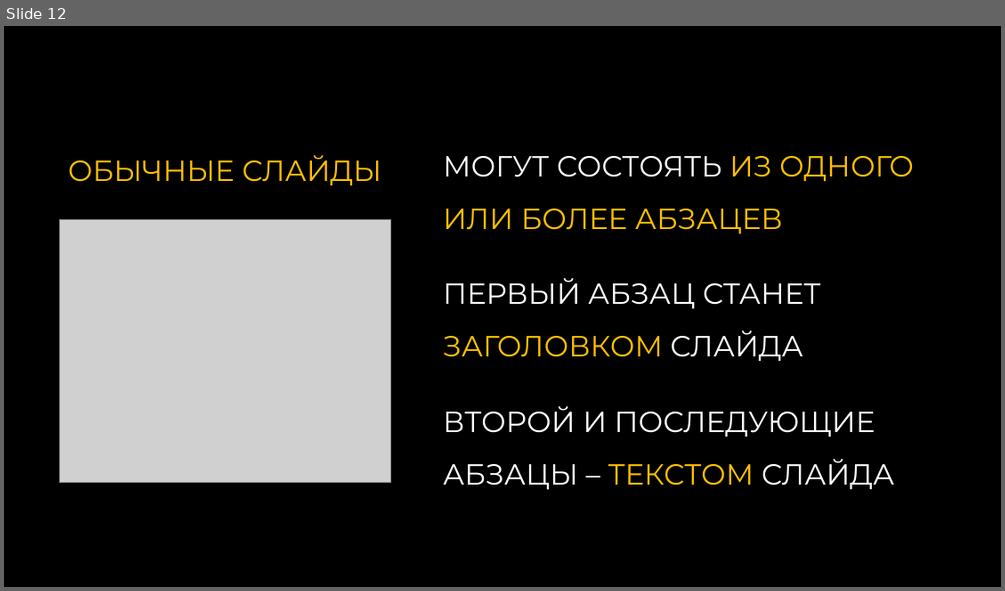
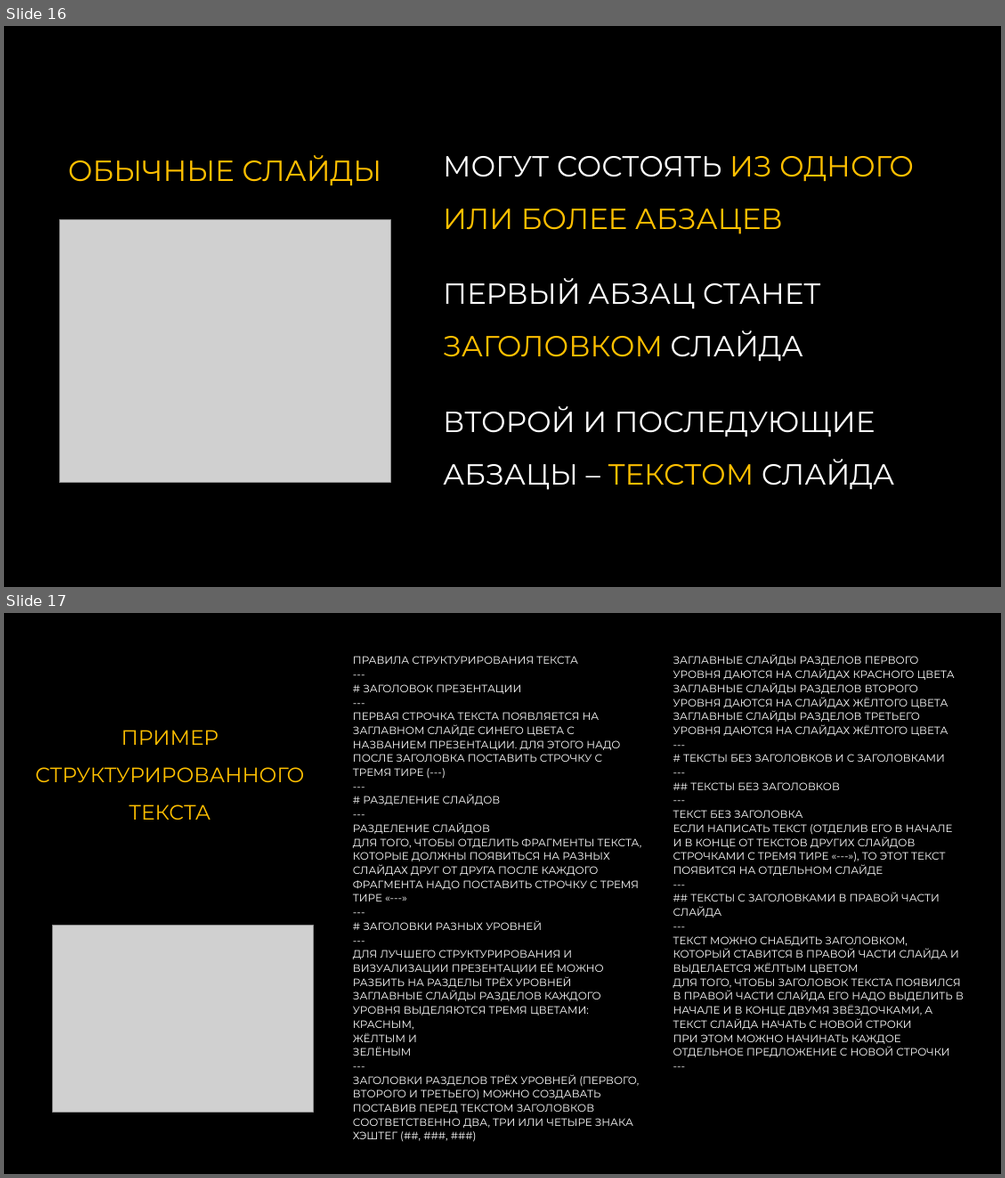
Before and after one commit to sirilgiz/alekseev, a slide deck: PowerPoint/Создание презентации по тексту/МАКРОС СОЗДАНИЕ ПРЕЗЕНТАЦИЙ ПО ТЕКСТУ v.2.pptm. Shown one above the other, each under a label of ours: slide 12 before the commit, slides 16 and 17 after it. The pictures are 1005x591 and 1005x1178 pixels, drawn with LibreOffice and Linux fonts; fonts in the diff are those of the drawing; grey boxes stand for pictures. Boxes give left, top, right and bottom in pixels: in the first picture for what was removed or moved away, otherwise in the second. Text is boxed around its words. In the diff, an @@ line names an element or a change of style, - is before the commit and + after.

```diff
--- a/PowerPoint/Создание презентации по тексту/МАКРОС СОЗДАНИЕ ПРЕЗЕНТАЦИЙ ПО ТЕКСТУ v.2.pptm
+++ b/PowerPoint/Создание презентации по тексту/МАКРОС СОЗДАНИЕ ПРЕЗЕНТАЦИЙ ПО ТЕКСТУ v.2.pptm
@@ slide 17 added at (4,613,1001,1174), background #000000 @@
@@ text added at (353,654,963,1139), 10.2 pt, text #FFFFFF @@
+ПРАВИЛА СТРУКТУРИРОВАНИЯ ТЕКСТА
+---
+# ЗАГОЛОВОК ПРЕЗЕНТАЦИИ
+---
+ПЕРВАЯ СТРОЧКА ТЕКСТА ПОЯВЛЯЕТСЯ НА ЗАГЛАВНОМ СЛАЙДЕ СИНЕГО ЦВЕТА С НАЗВАНИЕМ ПРЕЗЕНТАЦИИ. ДЛЯ ЭТОГО НАДО ПОСЛЕ ЗАГОЛОВКА ПОСТАВИТЬ СТРОЧКУ С ТРЕМЯ ТИРЕ (---)
+---
+# РАЗДЕЛЕНИЕ СЛАЙДОВ
+---
+РАЗДЕЛЕНИЕ СЛАЙДОВ
+ДЛЯ ТОГО, ЧТОБЫ ОТДЕЛИТЬ ФРАГМЕНТЫ ТЕКСТА, КОТОРЫЕ ДОЛЖНЫ ПОЯВИТЬСЯ НА РАЗНЫХ СЛАЙДАХ ДРУГ ОТ ДРУГА ПОСЛЕ КАЖДОГО ФРАГМЕНТА НАДО ПОСТАВИТЬ СТРОЧКУ С ТРЕМЯ ТИРЕ «---»
+---
+# ЗАГОЛОВКИ РАЗНЫХ УРОВНЕЙ
+---
+ДЛЯ ЛУЧШЕГО СТРУКТУРИРОВАНИЯ И ВИЗУАЛИЗАЦИИ ПРЕЗЕНТАЦИИ ЕЁ МОЖНО РАЗБИТЬ НА РАЗДЕЛЫ ТРЁХ УРОВНЕЙ
+ЗАГЛАВНЫЕ СЛАЙДЫ РАЗДЕЛОВ КАЖДОГО УРОВНЯ ВЫДЕЛЯЮТСЯ ТРЕМЯ ЦВЕТАМИ:
+КРАСНЫМ,
+ЖЁЛТЫМ И
+ЗЕЛЁНЫМ
+---
+ЗАГОЛОВКИ РАЗДЕЛОВ ТРЁХ УРОВНЕЙ (ПЕРВОГО, ВТОРОГО И ТРЕТЬЕГО) МОЖНО СОЗДАВАТЬ ПОСТАВИВ ПЕРЕД ТЕКСТОМ ЗАГОЛОВКОВ СООТВЕТСТВЕННО ДВА, ТРИ ИЛИ ЧЕТЫРЕ ЗНАКА ХЭШТЕГ (##, ###, ###)
+ЗАГЛАВНЫЕ СЛАЙДЫ РАЗДЕЛОВ ПЕРВОГО УРОВНЯ ДАЮТСЯ НА СЛАЙДАХ КРАСНОГО ЦВЕТА
+ЗАГЛАВНЫЕ СЛАЙДЫ РАЗДЕЛОВ ВТОРОГО УРОВНЯ ДАЮТСЯ НА СЛАЙДАХ ЖЁЛТОГО ЦВЕТА
+ЗАГЛАВНЫЕ СЛАЙДЫ РАЗДЕЛОВ ТРЕТЬЕГО УРОВНЯ ДАЮТСЯ НА СЛАЙДАХ ЖЁЛТОГО ЦВЕТА
+---
+# ТЕКСТЫ БЕЗ ЗАГОЛОВКОВ И С ЗАГОЛОВКАМИ
+---
+## ТЕКСТЫ БЕЗ ЗАГОЛОВКОВ
+---
+ТЕКСТ БЕЗ ЗАГОЛОВКА
+ЕСЛИ НАПИСАТЬ ТЕКСТ (ОТДЕЛИВ ЕГО В НАЧАЛЕ И В КОНЦЕ ОТ ТЕКСТОВ ДРУГИХ СЛАЙДОВ СТРОЧКАМИ С ТРЕМЯ ТИРЕ «---»), ТО ЭТОТ ТЕКСТ ПОЯВИТСЯ НА ОТДЕЛЬНОМ СЛАЙДЕ
+---
+## ТЕКСТЫ C ЗАГОЛОВКАМИ В ПРАВОЙ ЧАСТИ СЛАЙДА
+---
+ТЕКСТ МОЖНО СНАБДИТЬ ЗАГОЛОВКОМ, КОТОРЫЙ СТАВИТСЯ В ПРАВОЙ ЧАСТИ СЛАЙДА И ВЫДЕЛАЕТСЯ ЖЁЛТЫМ ЦВЕТОМ
+ДЛЯ ТОГО, ЧТОБЫ ЗАГОЛОВОК ТЕКСТА ПОЯВИЛСЯ В ПРАВОЙ ЧАСТИ СЛАЙДА ЕГО НАДО ВЫДЕЛИТЬ В НАЧАЛЕ И В КОНЦЕ ДВУМЯ ЗВЁЗДОЧКАМИ, А ТЕКСТ СЛАЙДА НАЧАТЬ С НОВОЙ СТРОКИ
+ПРИ ЭТОМ МОЖНО НАЧИНАТЬ КАЖДОЕ ОТДЕЛЬНОЕ ПРЕДЛОЖЕНИЕ С НОВОЙ СТРОЧКИ
+---
@@ title added at (35,730,304,819), 20 pt, text #FFC000 @@
+ПРИМЕР СТРУКТУРИРОВАННОГО ТЕКСТА
@@ picture added at (53,925,314,1111) @@
@@ what was slide 12 is now slide 16 @@
```
Also in this commit, not shown: 11 slides changed, 4 other slides added, 1 other file.
